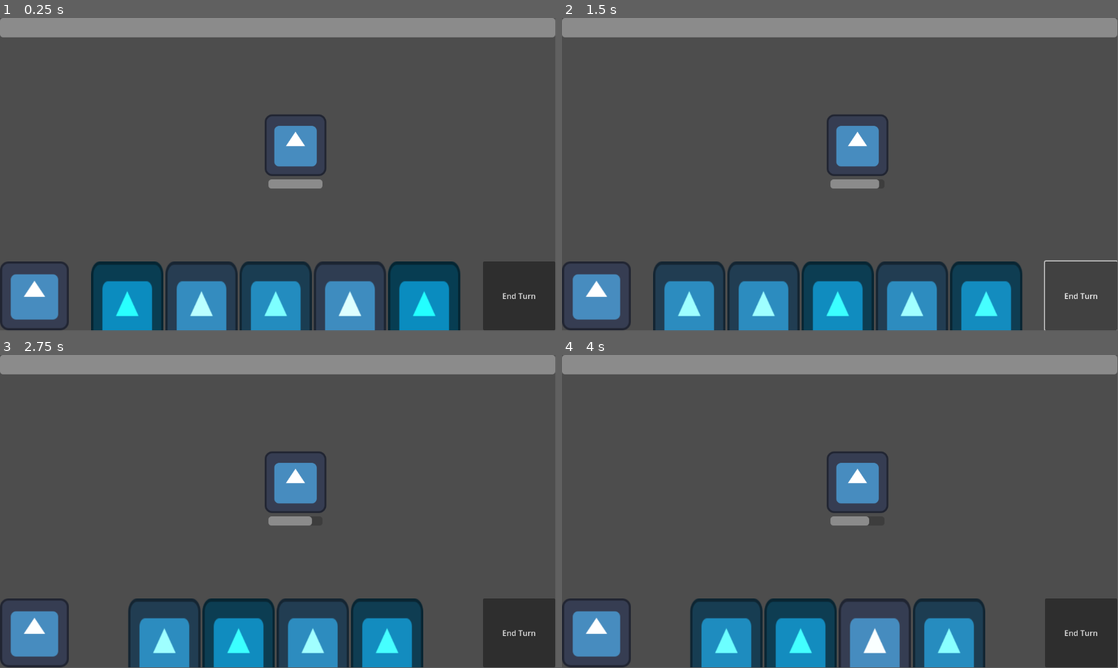
Above: before the commit, frames 1-4 (two rows, left to right).
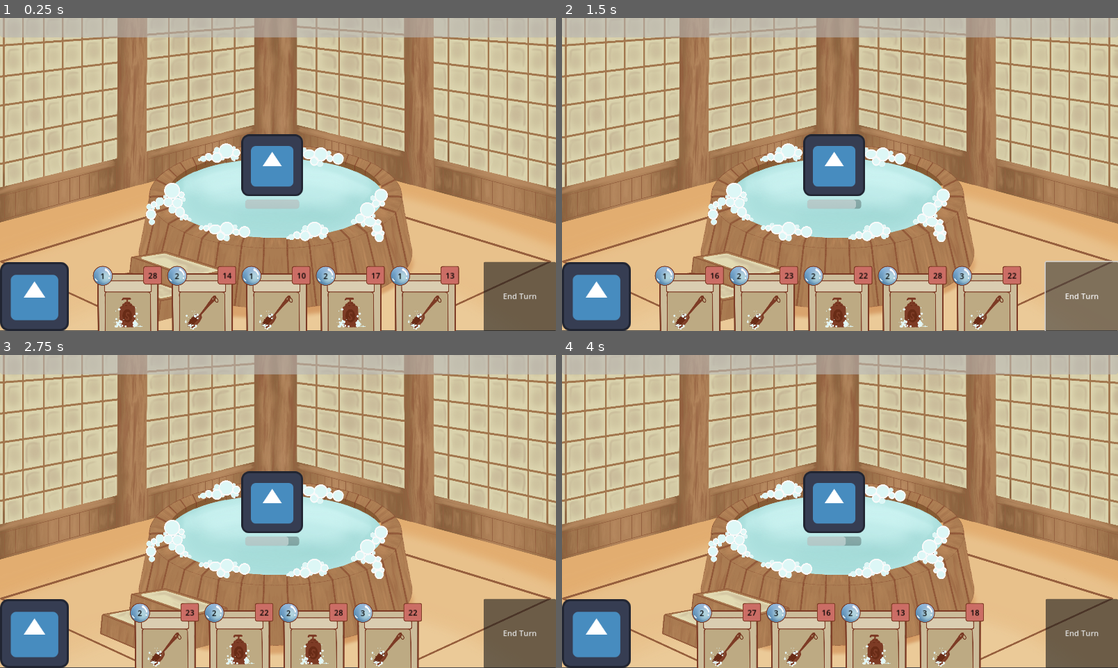
Above: after the commit, the same moments.

Repository: MichaelRRyan/GGJ-2025
Game: Godot game, scene res://Gameplay/gameplay.tscn
Two runs of this game, one before a commit and one after it. Both use one fixed random seed, a clock stepped at 60 frames per second and the inputs below. The engine's default icon, where the game draws it, is replaced by a stand-in: a white triangle on a blue panel in a dark square.
Inputs (mouse positions are in pixels of both pictures, inside the frame that each line leads up to):
- Up to frame 1 (0.25 s): no input
- Up to frame 2 (1.5 s): click (689, 315) at 0.52 s; click "End Turn" at 1.25 s
- Up to frame 3 (2.75 s): click (127, 652) at 2.02 s
- Up to frame 4 (4 s): click "End Turn" at 2.75 s; click (689, 652) at 3.52 s
In our replay, the window is 799x449 before the commit and 800x450 after it. These sizes can differ from the game's own. Grey fills any space a smaller window leaves; there, only what the larger window draws over its background counts as a difference.

The runs differ from the first frame. In frame 1, 97% of the frame differs, in the area x 0-100%, y 0-100%; in frame 2, 97%; in frame 3, 97%; in frame 4, 97%.

Commit message:
Added sprites with randomized card data

Diff:
--- a/Features/CardInterface/card_interface.gd
+++ b/Features/CardInterface/card_interface.gd
@@ -29,7 +29,6 @@
 
 		interactable.setup(card)
 		interactable.connect("card_played", _on_card_played.bind(interactable))
-		interactable.modulate.r = randf_range(0, 1) # TEMP: Change card colour so we can tell when we draw new cards
 
 
 #-------------------------------------------------------------------------------
--- a/Features/CardInterface/interactable_card.gd
+++ b/Features/CardInterface/interactable_card.gd
@@ -10,6 +10,14 @@
 func setup(card : Card) -> void:
 	_card = card
 
+	if randi() % 2 == 0:
+		$TextureButton/CardIcon.texture = load("res://Features/Cards/scrub.png")
+	else:
+		$TextureButton/CardIcon.texture = load("res://Features/Cards/shampoo.png")
+
+	$TextureButton/ActionPointsLabel.text = str(randi_range(1, 3))
+	$TextureButton/ExhaustionLabel.text = str(randi_range(10, 30))
+
 
 #-------------------------------------------------------------------------------
 func get_card() -> Card:
@@ -18,7 +26,7 @@
 
 #-------------------------------------------------------------------------------
 func _on_mouse_entered() -> void:
-	$TextureButton.position.y = -75
+	$TextureButton.position.y = -95
 
 
 #-------------------------------------------------------------------------------
--- a/Features/CardInterface/interactable_card.tscn
+++ b/Features/CardInterface/interactable_card.tscn
@@ -1,7 +1,9 @@
-[gd_scene load_steps=3 format=3 uid="uid://b5tgtb8bf22n2"]
+[gd_scene load_steps=5 format=3 uid="uid://b5tgtb8bf22n2"]
 
-[ext_resource type="Texture2D" uid="uid://cop8t73wqabim" path="res://icon.svg" id="1_j40ad"]
 [ext_resource type="Script" path="res://Features/CardInterface/interactable_card.gd" id="1_v5c2u"]
+[ext_resource type="Texture2D" uid="uid://c7oejspbj3ffp" path="res://Features/Cards/cardwbubble.png" id="2_5kkri"]
+[ext_resource type="Texture2D" uid="uid://1l5sls7gkoj0" path="res://Features/Cards/exhustion.png" id="3_p037o"]
+[ext_resource type="Texture2D" uid="uid://bggrck6ywyyrg" path="res://Features/Cards/shampoo.png" id="4_ni17y"]
 
 [node name="InteractableCard" type="Control"]
 custom_minimum_size = Vector2(150, 0)
@@ -14,9 +16,48 @@
 [node name="TextureButton" type="TextureButton" parent="."]
 layout_mode = 0
 offset_right = 150.0
-offset_bottom = 220.0
-texture_normal = ExtResource("1_j40ad")
-stretch_mode = 0
+offset_bottom = 300.0
+texture_normal = ExtResource("2_5kkri")
+ignore_texture_size = true
+stretch_mode = 4
+
+[node name="ExhaustionIcon" type="TextureRect" parent="TextureButton"]
+custom_minimum_size = Vector2(150, 500)
+layout_mode = 0
+offset_right = 40.0
+offset_bottom = 40.0
+texture = ExtResource("3_p037o")
+expand_mode = 4
+stretch_mode = 4
+
+[node name="CardIcon" type="TextureRect" parent="TextureButton"]
+custom_minimum_size = Vector2(150, 500)
+layout_mode = 0
+offset_right = 40.0
+offset_bottom = 40.0
+texture = ExtResource("4_ni17y")
+expand_mode = 4
+stretch_mode = 4
+
+[node name="ActionPointsLabel" type="Label" parent="TextureButton"]
+layout_mode = 0
+offset_left = 4.0
+offset_top = 18.0
+offset_right = 44.0
+offset_bottom = 41.0
+theme_override_colors/font_color = Color(0, 0, 0, 1)
+text = "10"
+horizontal_alignment = 1
+
+[node name="ExhaustionLabel" type="Label" parent="TextureButton"]
+layout_mode = 0
+offset_left = 108.0
+offset_top = 17.0
+offset_right = 148.0
+offset_bottom = 40.0
+theme_override_colors/font_color = Color(0, 0, 0, 1)
+text = "25"
+horizontal_alignment = 1
 
 [connection signal="mouse_entered" from="TextureButton" to="." method="_on_mouse_entered"]
 [connection signal="mouse_exited" from="TextureButton" to="." method="_on_mouse_exited"]
--- a/Features/Encounter/encounter.tscn
+++ b/Features/Encounter/encounter.tscn
@@ -7,6 +7,7 @@
 [ext_resource type="PackedScene" uid="uid://dqig0ruy5ltgr" path="res://Features/Component/health_component.tscn" id="3_8leue"]
 [ext_resource type="PackedScene" uid="uid://c7kr7a00copnf" path="res://Features/HealthBar/health_bar.tscn" id="6_0rfqi"]
 [ext_resource type="Texture2D" uid="uid://cop8t73wqabim" path="res://icon.svg" id="7_tsc4v"]
+[ext_resource type="Texture2D" uid="uid://blsehpidm40ah" path="res://Features/Encounter/background.png" id="8_17wk5"]
 
 [node name="Encounter" type="Node2D"]
 script = ExtResource("1_dcat6")
@@ -16,6 +17,11 @@
 [node name="CardManager" parent="." instance=ExtResource("3_0ndc0")]
 
 [node name="CardInterface" parent="." instance=ExtResource("2_53jat")]
+
+[node name="BackgroundImage" type="Sprite2D" parent="."]
+position = Vector2(571, 317)
+scale = Vector2(0.609259, 0.609259)
+texture = ExtResource("8_17wk5")
 
 [node name="Player" type="Node2D" parent="."]
 
@@ -36,7 +42,7 @@
 grow_vertical = 1
 
 [node name="Spirit" type="Node2D" parent="."]
-position = Vector2(613, 264)
+position = Vector2(564, 305)
 metadata/_edit_group_ = true
 
 [node name="HealthComponent" parent="Spirit" instance=ExtResource("3_8leue")]
--- a/project.godot
+++ b/project.godot
@@ -19,3 +19,8 @@
 
 PersistentDeck="*res://Features/Cards/Deck.gd"
 GameState="*res://Gameplay/game_state.gd"
+
+[display]
+
+window/size/mode=2
+window/stretch/mode="canvas_items"
Binary file added: Features/Cards/cardwbubble.png
Not shown, added: Features/Cards/cardwbubble.png.import
Binary file added: Features/Cards/exhustion.png
Not shown, added: Features/Cards/exhustion.png.import
Binary file added: Features/Cards/scrub.png
Not shown, added: Features/Cards/scrub.png.import
Binary file added: Features/Cards/shampoo.png
Not shown, added: Features/Cards/shampoo.png.import
Binary file added: Features/Encounter/background.png
Not shown, added: Features/Encounter/background.png.import
Not shown: 1 places in Features/Encounter/encounter.tscn that only renumber resources
